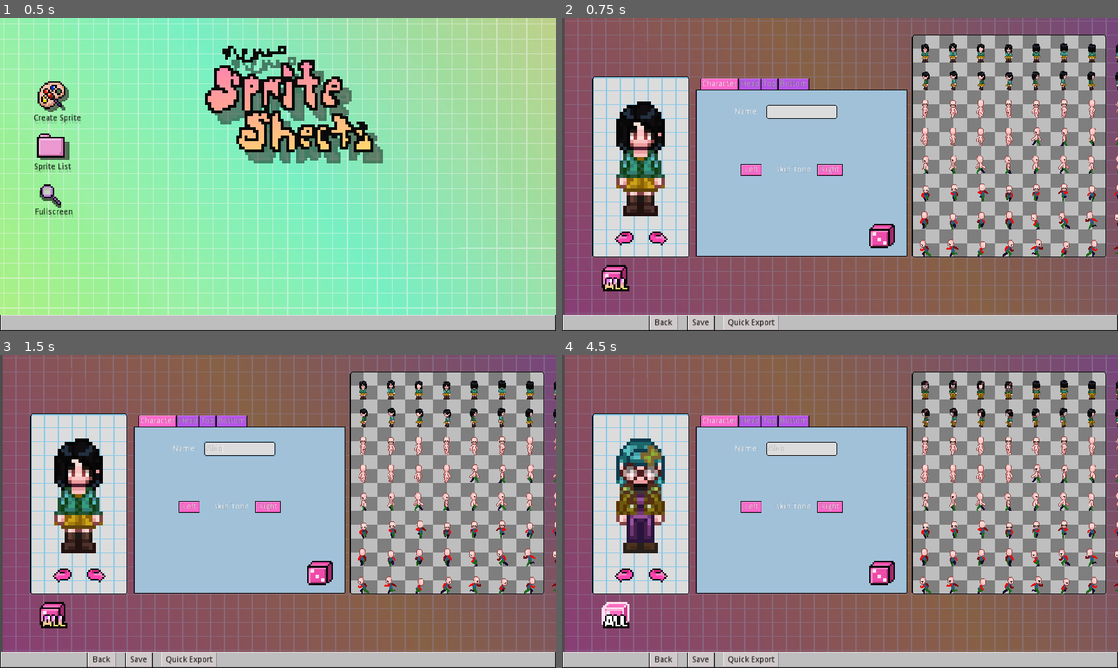
Above: before the commit, frames 1-4 (two rows, left to right).
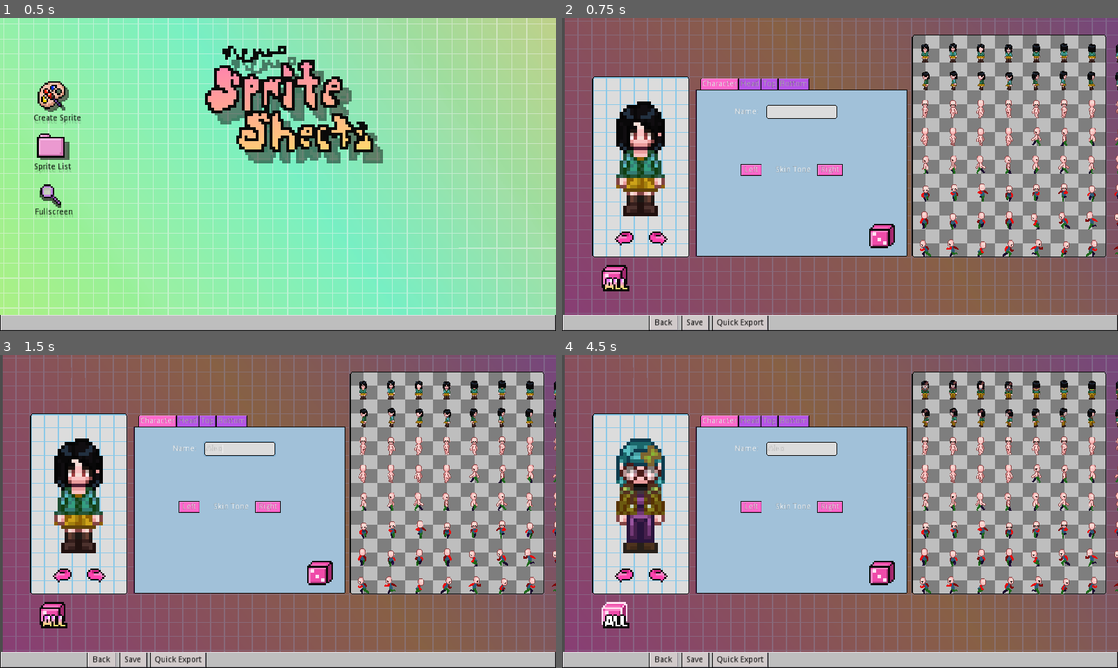
Above: after the commit, the same moments.

Repository: Sleeping-Robot-Games/Sprite-Generator
Game: Godot game, scene res://Scenes/Menu.tscn
Same seed, same stepped clock (60 frames per second), same inputs: the game is played once before the commit and once after it.
Inputs (mouse positions are in pixels of both pictures, inside the frame that each line leads up to):
- Up to frame 1 (0.5 s): no input
- Up to frame 2 (0.75 s): click (612, 96) at 0.5 s
- Up to frame 3 (1.5 s): click (239, 448) at 1.27 s; type "Alex" at 1.35 s
- Up to frame 4 (4.5 s): click "Left" at 2 s; click "Right" at 2.75 s; click (884, 574) at 3.5 s; click (617, 617) at 4.25 s

Frame 1 is identical in both runs. In frame 2, 0.2% of the frame differs, in the area x 21-39%, y 95-100%; in frame 3, 0.2%; in frame 4, 0.4%, in the area x 7-39%, y 78-100%.

Commit message:
unfocused the bonkos

Diff:
--- a/Scenes/Main.tscn
+++ b/Scenes/Main.tscn
@@ -6,13 +6,11 @@
 [ext_resource path="res://Assets/Ui/folder.png" type="Texture" id=4]
 [ext_resource path="res://Assets/Ui/folderpressed.png" type="Texture" id=5]
 [ext_resource path="res://Assets/Ui/Bg_002.png" type="Texture" id=6]
-[ext_resource path="res://Assets/Ui/folderfocus.png" type="Texture" id=7]
 [ext_resource path="res://Assets/Ui/taskbar.png" type="Texture" id=8]
 [ext_resource path="res://Assets/Ui/magnifying.png" type="Texture" id=9]
 [ext_resource path="res://Assets/Ui/magnifyinghover.png" type="Texture" id=10]
 [ext_resource path="res://Assets/Ui/magnifyingpressed.png" type="Texture" id=11]
 [ext_resource path="res://Assets/Ui/palette.png" type="Texture" id=13]
-[ext_resource path="res://Assets/Ui/palettefocus.png" type="Texture" id=14]
 [ext_resource path="res://Assets/Ui/palettepressed.png" type="Texture" id=15]
 [ext_resource path="res://Assets/Ui/logotemp.png" type="Texture" id=16]
 
@@ -22,10 +20,6 @@
 
 [sub_resource type="StyleBoxTexture" id=10]
 texture = ExtResource( 15 )
-region_rect = Rect2( 0, 0, 16, 16 )
-
-[sub_resource type="StyleBoxTexture" id=11]
-texture = ExtResource( 14 )
 region_rect = Rect2( 0, 0, 16, 16 )
 
 [sub_resource type="StyleBoxTexture" id=12]
@@ -38,10 +32,6 @@
 
 [sub_resource type="StyleBoxTexture" id=1]
 texture = ExtResource( 5 )
-region_rect = Rect2( 0, 0, 32, 16 )
-
-[sub_resource type="StyleBoxTexture" id=2]
-texture = ExtResource( 7 )
 region_rect = Rect2( 0, 0, 32, 16 )
 
 [sub_resource type="StyleBoxTexture" id=3]
@@ -84,7 +74,6 @@
 rect_scale = Vector2( 3, 3 )
 custom_styles/hover = SubResource( 9 )
 custom_styles/pressed = SubResource( 10 )
-custom_styles/focus = SubResource( 11 )
 custom_styles/normal = SubResource( 12 )
 
 [node name="Create Sprite" type="Label" parent="."]
@@ -111,7 +100,6 @@
 rect_scale = Vector2( 3, 3 )
 custom_styles/hover = SubResource( 4 )
 custom_styles/pressed = SubResource( 1 )
-custom_styles/focus = SubResource( 2 )
 custom_styles/normal = SubResource( 3 )
 
 [node name="Spritelist" type="Label" parent="."]
--- a/Scenes/SpriteCreate.tscn
+++ b/Scenes/SpriteCreate.tscn
@@ -15,17 +15,14 @@
 [ext_resource path="res://Assets/Ui/tilemap.png" type="Texture" id=15]
 [ext_resource path="res://Assets/Ui/leftturnhover.png" type="Texture" id=16]
 [ext_resource path="res://Assets/Ui/leftturnpressed.png" type="Texture" id=17]
-[ext_resource path="res://Assets/Ui/rightturnfocus.png" type="Texture" id=18]
 [ext_resource path="res://Assets/Ui/rightturnpressed.png" type="Texture" id=19]
 [ext_resource path="res://Assets/Ui/rightturnhover.png" type="Texture" id=20]
 [ext_resource path="res://Assets/Ui/rightturn.png" type="Texture" id=21]
 [ext_resource path="res://Assets/Ui/leftturn.png" type="Texture" id=22]
-[ext_resource path="res://Assets/Ui/leftturnfocus.png" type="Texture" id=23]
 [ext_resource path="res://Assets/Ui/dicehover.png" type="Texture" id=24]
 [ext_resource path="res://Assets/Ui/diceallhover.png" type="Texture" id=25]
 [ext_resource path="res://Assets/Ui/diceallpressed.png" type="Texture" id=26]
 [ext_resource path="res://Assets/Ui/dicealldisabled.png" type="Texture" id=27]
-[ext_resource path="res://Assets/Ui/diceallfocus.png" type="Texture" id=28]
 [ext_resource path="res://Assets/Ui/diceallnormal.png" type="Texture" id=29]
 [ext_resource path="res://taskbar.tres" type="Theme" id=30]
 
@@ -1214,7 +1211,6 @@
 texture_pressed = ExtResource( 26 )
 texture_hover = ExtResource( 25 )
 texture_disabled = ExtResource( 27 )
-texture_focused = ExtResource( 28 )
 
 [node name="TurnLeft" type="TextureButton" parent="."]
 margin_left = 416.304
@@ -1226,7 +1222,6 @@
 texture_normal = ExtResource( 22 )
 texture_pressed = ExtResource( 17 )
 texture_hover = ExtResource( 16 )
-texture_focused = ExtResource( 23 )
 
 [node name="TurnRight" type="TextureButton" parent="."]
 margin_left = 288.0
@@ -1238,28 +1233,24 @@
 texture_normal = ExtResource( 21 )
 texture_pressed = ExtResource( 19 )
 texture_hover = ExtResource( 20 )
-texture_focused = ExtResource( 18 )
 
 [node name="Save" type="Button" parent="."]
-margin_left = 216.0
+margin_left = 206.0
 margin_top = 513.0
-margin_right = 264.0
+margin_right = 254.0
 margin_bottom = 539.0
 theme = ExtResource( 30 )
 custom_colors/font_color = Color( 0, 0, 0, 1 )
 text = "Save"
 
 [node name="Export" type="Button" parent="."]
-margin_left = 278.0
+margin_left = 259.0
 margin_top = 513.0
-margin_right = 375.0
+margin_right = 356.0
 margin_bottom = 539.0
 theme = ExtResource( 30 )
 custom_colors/font_color = Color( 0, 0, 0, 1 )
 text = "Quick Export"
-__meta__ = {
-"_edit_use_anchors_": false
-}
 
 [node name="Back" type="Button" parent="."]
 margin_left = 150.0
Not shown: 1 places in Scenes/Main.tscn that only renumber resources
Not shown: 1 places in Scenes/SpriteCreate.tscn that only renumber resources
